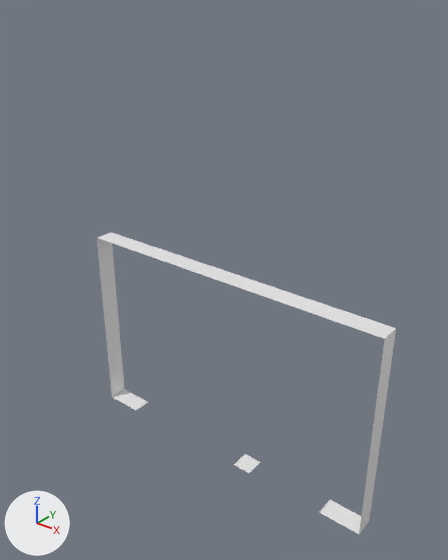
Before and after pictures for a commit that changed the OBJ model assets/models/VBSP_Object.model_3.obj.
Before and after are seen from a camera (50 mm lens) standing at (505.0, -679.0, 834.0) and looking at (-18.0, -25.0, 429.0). The lights are fixed; the arrows at lower left show +X, +Y and +Z. The first picture is the older version. Where no turn or scale is listed for an object, it has been applied to the vertices. Vertices at exactly the same position are counted once.

In view in the first picture: 'VBSP_Object.model_3'.
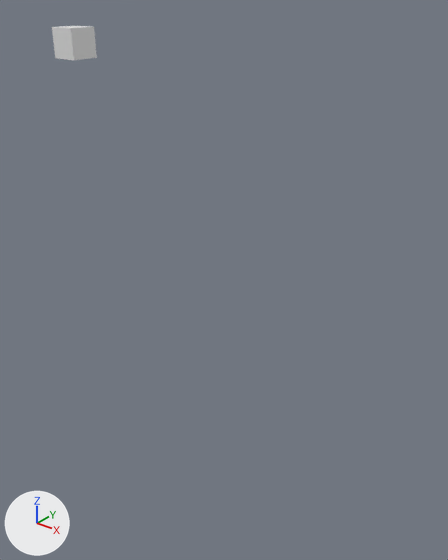
Diff of the bpy script that builds the scene:
```diff
--- a/assets/models/VBSP_Object.model_3.obj.py
+++ b/assets/models/VBSP_Object.model_3.obj.py
@@ me_vbsp_object_model_3 @@
 # used by ob_vbsp_object_model_3
-me_vbsp_object_model_3.from_pydata(...)  # 30 vertices, 26 faces; spans x -257.0..257.0, y -64.0..-32.0, z 127.0..449.0
+me_vbsp_object_model_3.from_pydata(...)  # 8 vertices, 12 faces; spans x -339.0..-294.0, y -45.0..0.0, z 723.0..768.0
+# me_vbsp_object_model_3 part 1: a new loose piece, a box spanning x -339.0..-294.0, y -45.0..0.0, z 723.0..768.0
+# me_vbsp_object_model_3 part 2: the loose piece of 24 vertices spanning x -257.0..257.0, y -64.0..-32.0, z 127.0..449.0 is deleted
+# me_vbsp_object_model_3 part 3: the loose piece of 6 vertices spanning x 32.0..64.0, y -64.0..-32.0, z 127.0..128.0 is deleted
```

Where the change shows, as pixel boxes (x1, y1, x2, y2) in the pictures (448 x 560 px):
'VBSP_Object.model_3', reshaped (85% narrower, 88% shorter): before (97, 232, 396, 534); after (52, 26, 97, 60)
part 1 of me_vbsp_object_model_3, added: after (52, 26, 97, 60)
part 2 of me_vbsp_object_model_3, deleted: before (97, 232, 396, 534)
part 3 of me_vbsp_object_model_3, deleted: before (234, 454, 261, 473)
